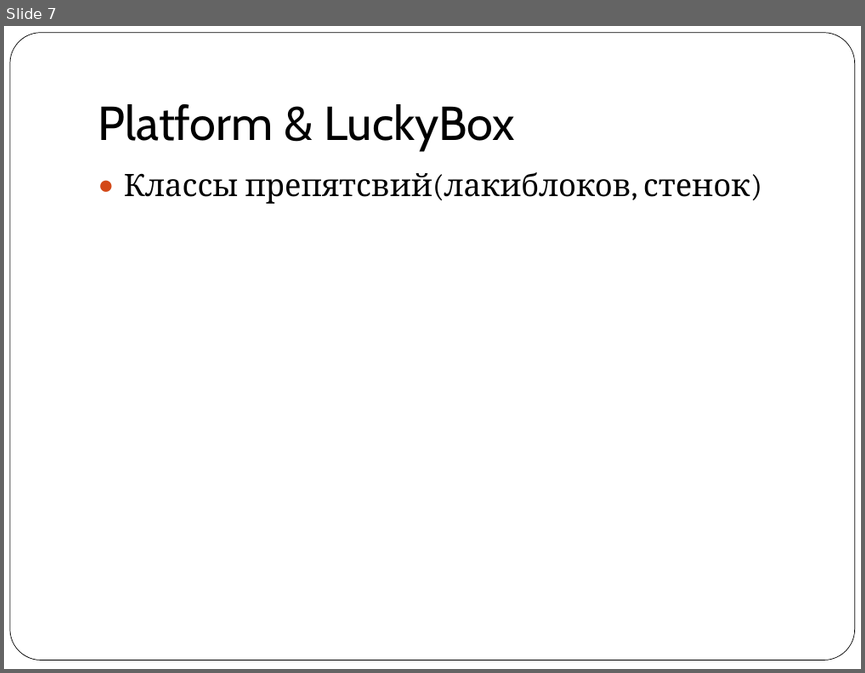
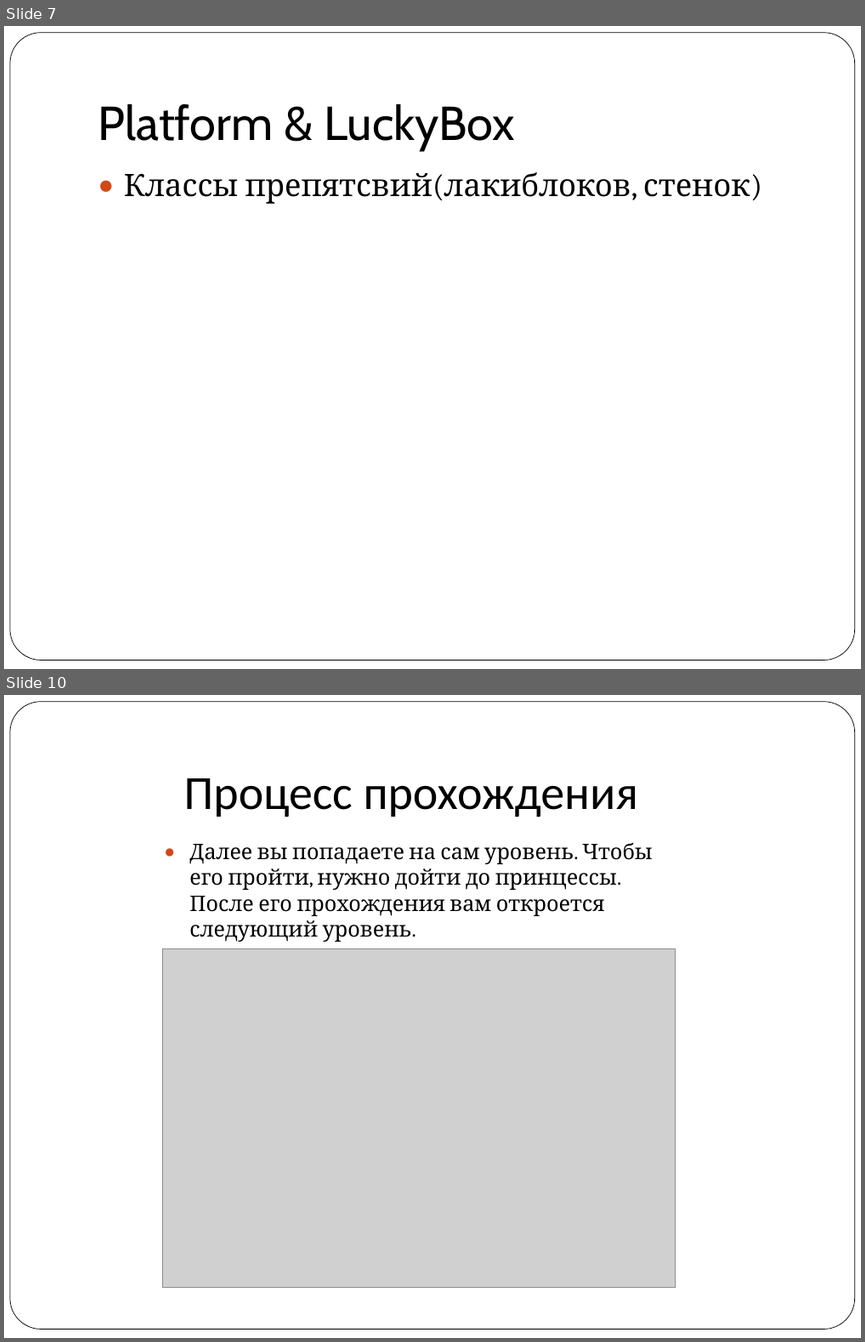
Before and after one commit to vitaly06/SuperMario, a slide deck: piton.ppt. Shown one above the other, each under a label of ours: slide 7 before the commit, slides 7 and 10 after it; the slides between them are not shown. The pictures are 865x673 and 865x1342 pixels, drawn with LibreOffice and Linux fonts; fonts in the diff are those of the drawing; grey boxes stand for pictures. Boxes give left, top, right and bottom in pixels: in the first picture for what was removed or moved away, otherwise in the second. Text is boxed around its words. In the diff, an @@ line names an element or a change of style, - is before the commit and + after.

```diff
--- a/piton.ppt
+++ b/piton.ppt
@@ slide 10 added at <box>4,695,861,1338</box>, background #FFFFFF; not listed: 1 template element that a slide beside it also shows @@
@@ title added at <box>184,778,638,817</box>, 40 pt, text #000000 @@
+Процесс прохождения
@@ text added at <box>189,842,653,941</box>, 18 pt, text #000000 @@
+● Далее вы попадаете на сам уровень. Чтобы его пройти, нужно дойти до принцессы. После его прохождения вам откроется следующий уровень.
@@ picture added at <box>162,948,675,1287</box> @@
```
Also in this commit, not shown: 2 slides changed, 3 other slides added, 8 slides removed, 9 other files.
